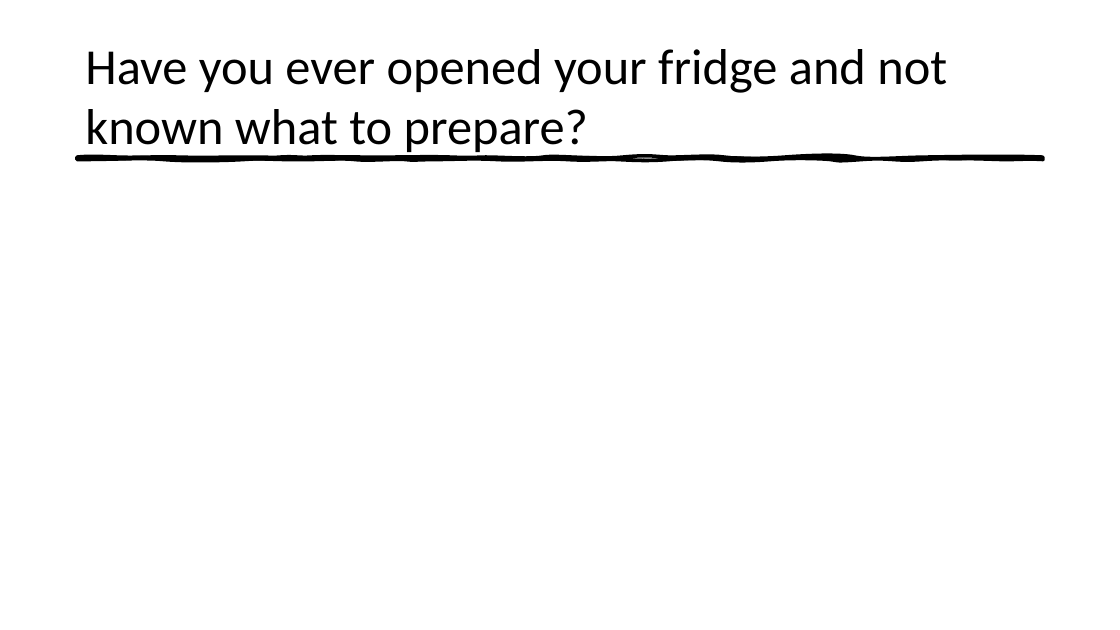
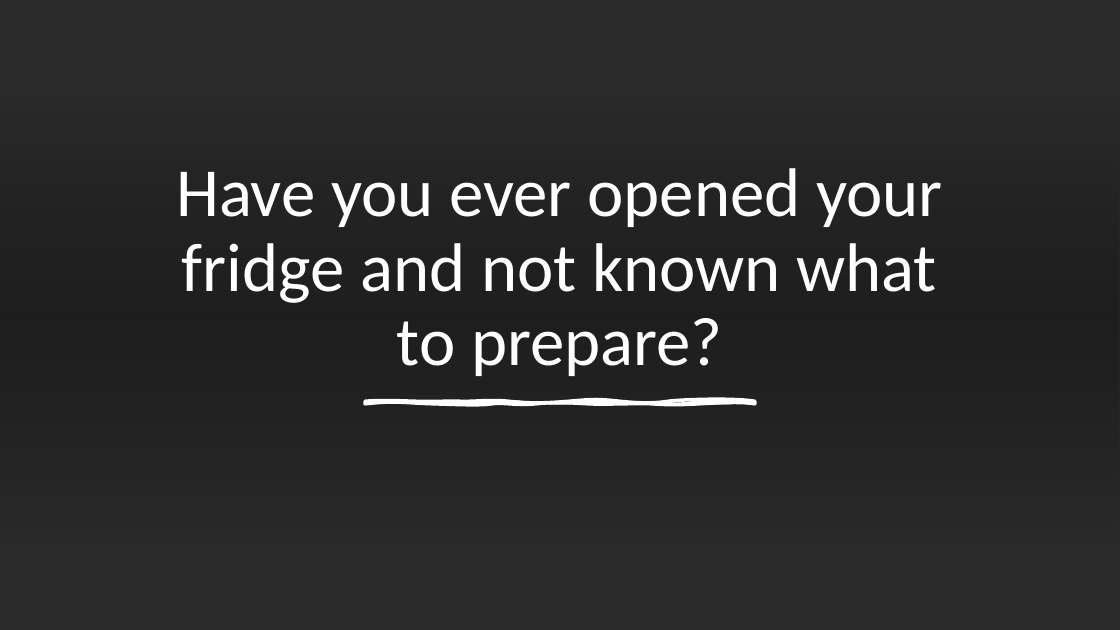
Before and after one commit to flacolaco/final_project, a slide deck: slide 2 of presentation.pptx. Drawn at 1120x630 pixels with LibreOffice and Linux fonts; fonts in the diff are those of the drawing; background and template pictures are left out; a plain dark background stands for a picture behind light text. Boxes give left, top, right and bottom in pixels: in the first picture for what was removed or moved away, otherwise in the second. Text is boxed around its words. In the diff, an @@ line names an element or a change of style, - is before the commit and + after.

Commit message:
updated presentation

```diff
--- a/presentation.pptx
+++ b/presentation.pptx
@@ background #FFFFFF to picture (left out) @@
@@ rectangle added at bbox=[0, 0, 1120, 630], fill #FFFFFF @@
@@ rectangle added at bbox=[0, 87, 1120, 551], fill gradient #000000 @@
@@ title "Have you ever opened your ...": place and size @@
-title "Have you ever opened your ..." at bbox=[85, 49, 947, 156]
+title "Have you ever opened your ..." at bbox=[176, 168, 943, 376]
@@ title "Have you ever opened your ..." at bbox=[176, 168, 943, 376]: size 43.2 to 59 pt, text colour #000000 to #FFFFFF; alignment left to centre; line spacing 1 to 0.9; vertical alignment middle to bottom @@
@@ freeform shape removed at bbox=[77, 157, 1044, 160] @@
@@ freeform shape added at bbox=[365, 402, 755, 404], fill #FFFFFF, outline #FFFFFF 3 pt @@
```
Also in this commit, not shown: 5 other slides changed, 1 slide added.
